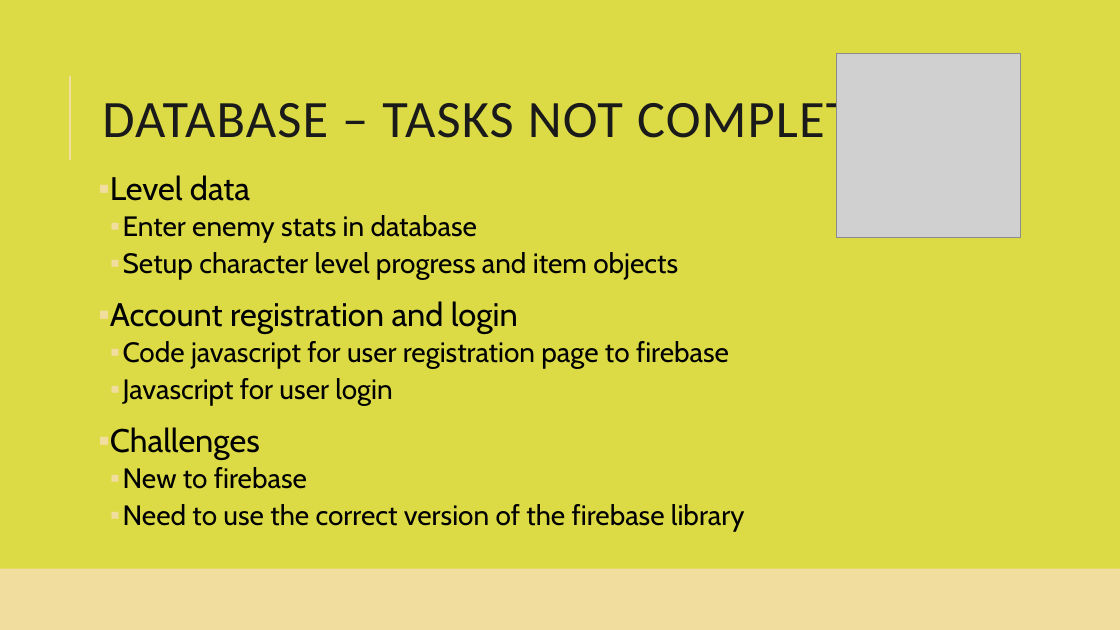
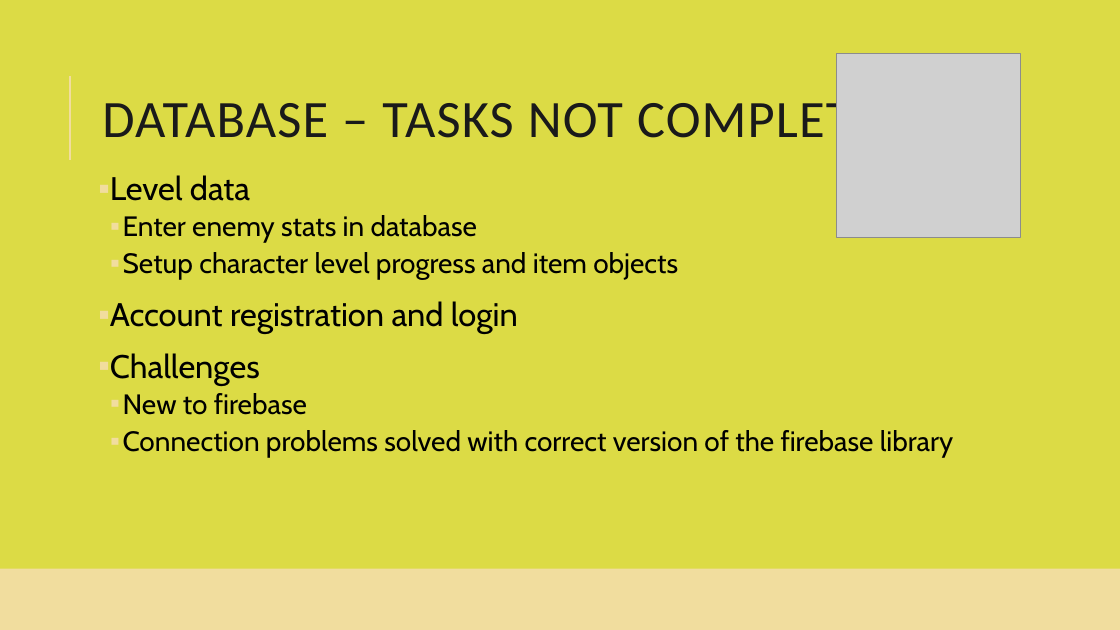
Before and after one commit to smiyaoka/forkPotatoDOC, a slide deck: slide 8 of ForkandPotatoSprint1.pptx (slide 9 before the commit). Drawn at 1120x630 pixels with LibreOffice and Linux fonts; fonts in the diff are those of the drawing; grey boxes stand for pictures. Boxes give left, top, right and bottom in pixels: in the first picture for what was removed or moved away, otherwise in the second. Text is boxed around its words. In the diff, an @@ line names an element or a change of style, - is before the commit and + after.

```diff
--- a/ForkandPotatoSprint1.pptx
+++ b/ForkandPotatoSprint1.pptx
@@ text at [123, 341, 729, 406]: paragraphs removed @@
-  ▪ Code javascript for user registration page to firebase
-  ▪ Javascript for user login
@@ text at [123, 430, 953, 457]: text changed @@
-  ▪ Need to use the correct version of the firebase library
+  ▪ Connection problems solved with correct version of the firebase library
```
Also in this commit, not shown: 7 other slides changed, 1 slide removed.
